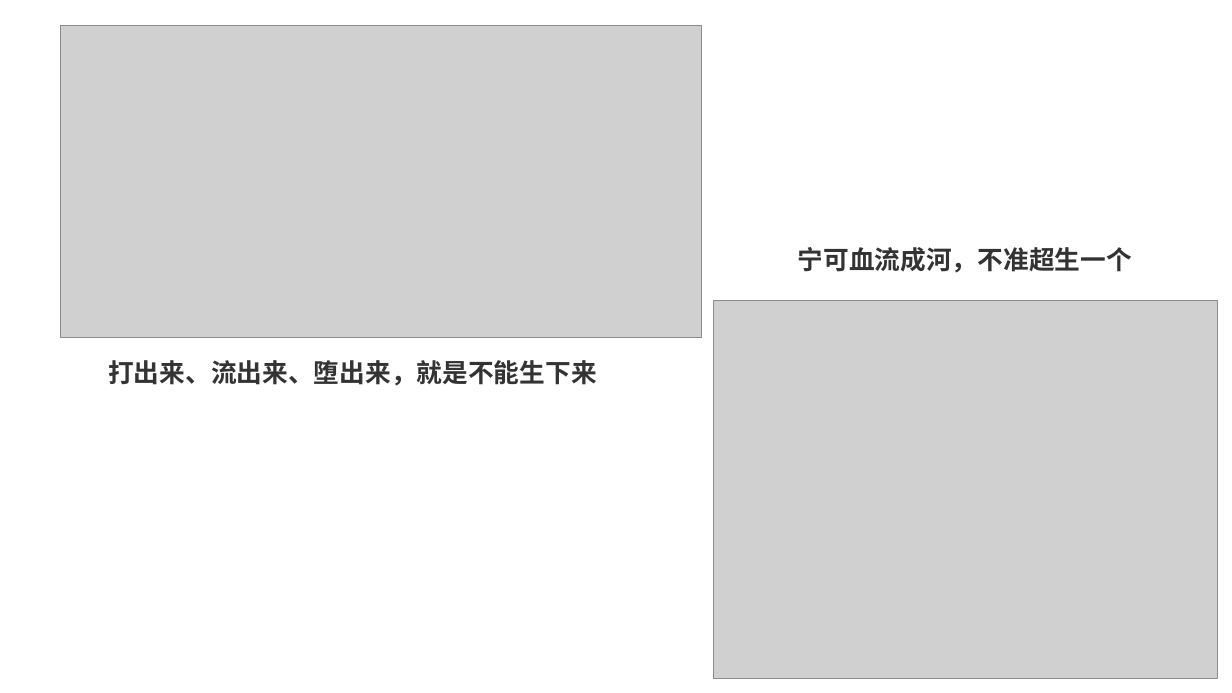
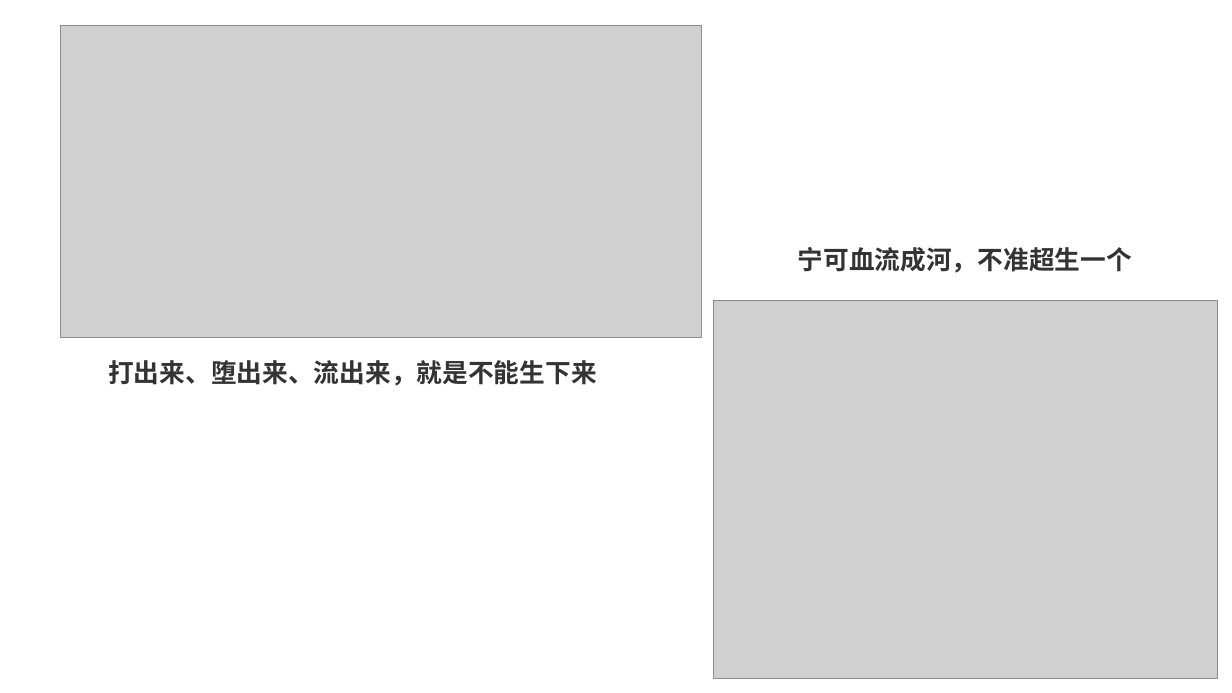
Before and after one commit to FredJiangFei/freetalk, a slide deck: slide 3 of 生娃是国家大事/sw - Copy.pptx. Drawn at 1232x693 pixels with LibreOffice and Linux fonts; fonts in the diff are those of the drawing; grey boxes stand for pictures. Boxes give left, top, right and bottom in pixels: in the first picture for what was removed or moved away, otherwise in the second. Text is boxed around its words. In the diff, an @@ line names an element or a change of style, - is before the commit and + after.

```diff
--- a/生娃是国家大事/sw - Copy.pptx
+++ b/生娃是国家大事/sw - Copy.pptx
@@ text at (108,360,596,386): text changed @@
-打出来、流出来、堕出来，就是不能生下来
+打出来、堕出来、流出来，就是不能生下来
```
Also in this commit, not shown: 12 other slides changed, 5 slides added, 10 slides removed, 2 other files.
